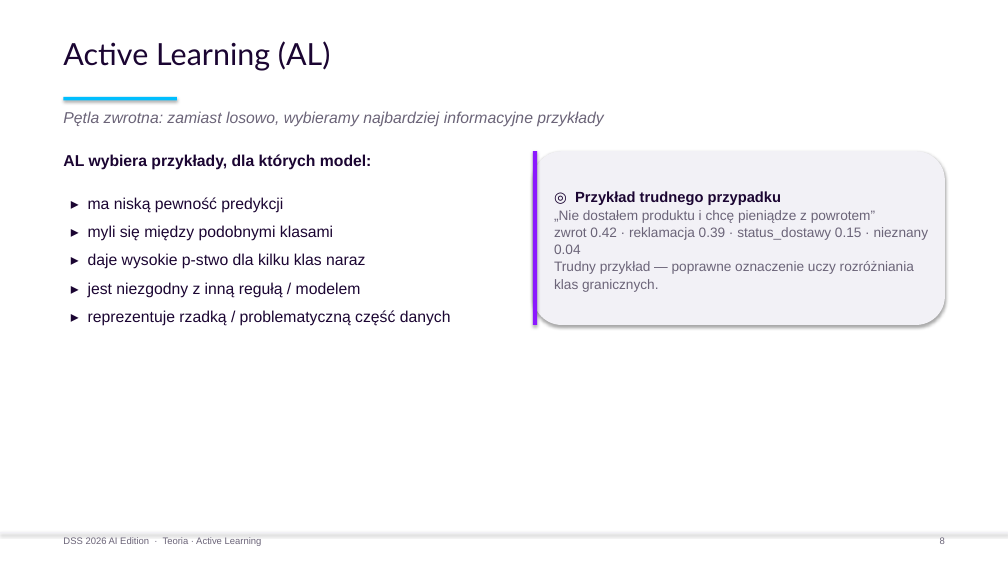
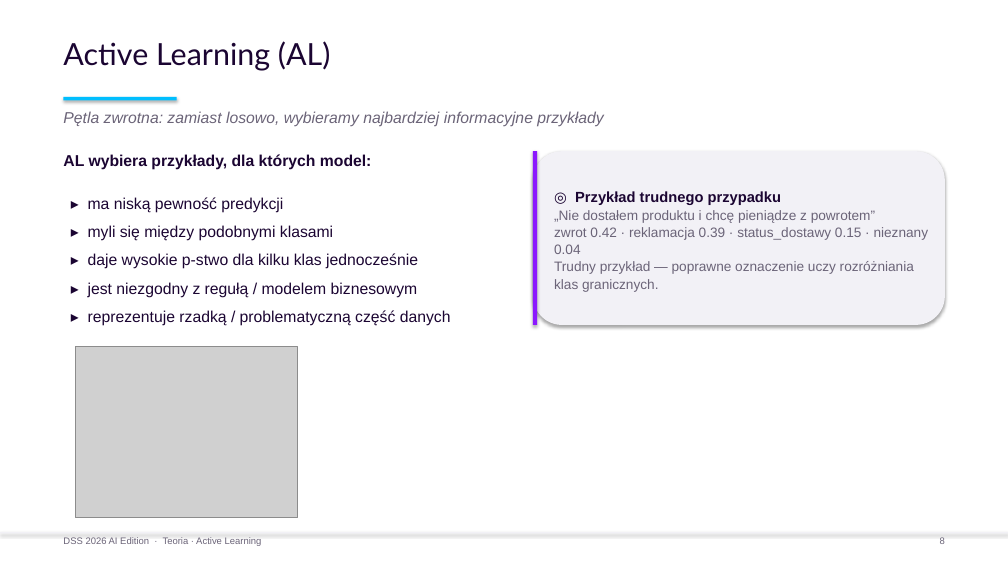
Before and after one commit to radlab-dev-group/.github, a slide deck: slide 8 of conf/DSS_20260618/presentation/pptx/DSS_2026_Tutorial.pptx. Drawn at 1008x567 pixels with LibreOffice and Linux fonts; fonts in the diff are those of the drawing; grey boxes stand for pictures. Boxes give left, top, right and bottom in pixels: in the first picture for what was removed or moved away, otherwise in the second. Text is boxed around its words. In the diff, an @@ line names an element or a change of style, - is before the commit and + after.

```diff
--- a/conf/DSS_20260618/presentation/pptx/DSS_2026_Tutorial.pptx
+++ b/conf/DSS_20260618/presentation/pptx/DSS_2026_Tutorial.pptx
@@ text at (88, 253, 418, 298): text changed @@
-▸ daje wysokie p-stwo dla kilku klas naraz
-▸ jest niezgodny z inną regułą / modelem
+▸ daje wysokie p-stwo dla kilku klas jednocześnie
+▸ jest niezgodny z regułą / modelem biznesowym
@@ picture added at (76, 346, 298, 518) @@
```
Also in this commit, not shown: 10 other slides changed, 1 other file.
